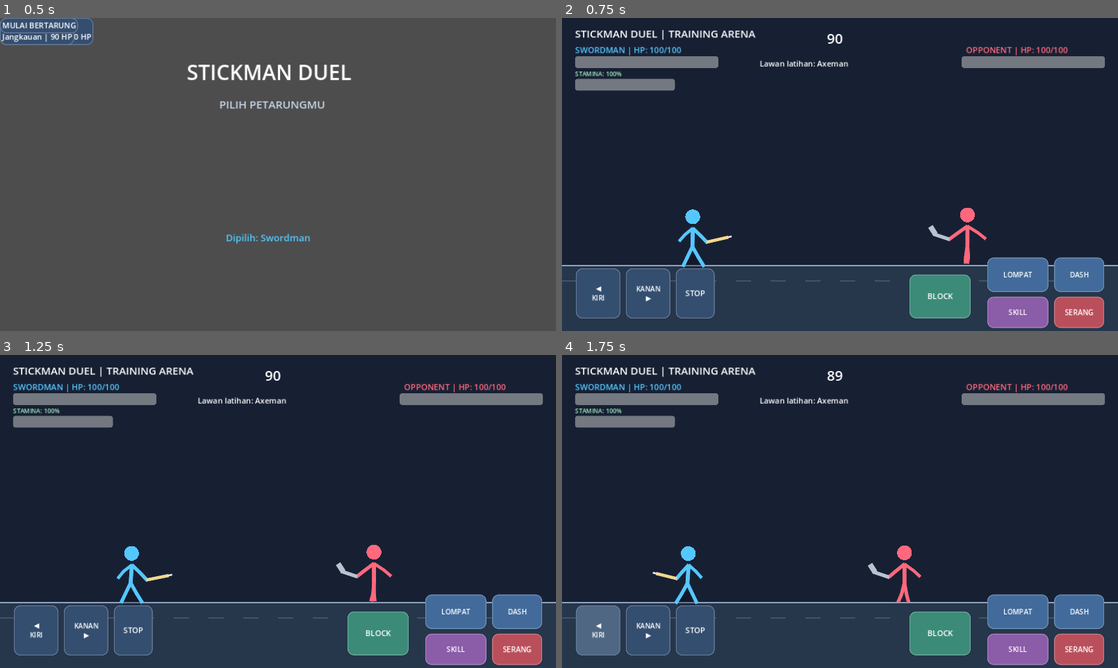
Above: before the commit, frames 1-4 (two rows, left to right).
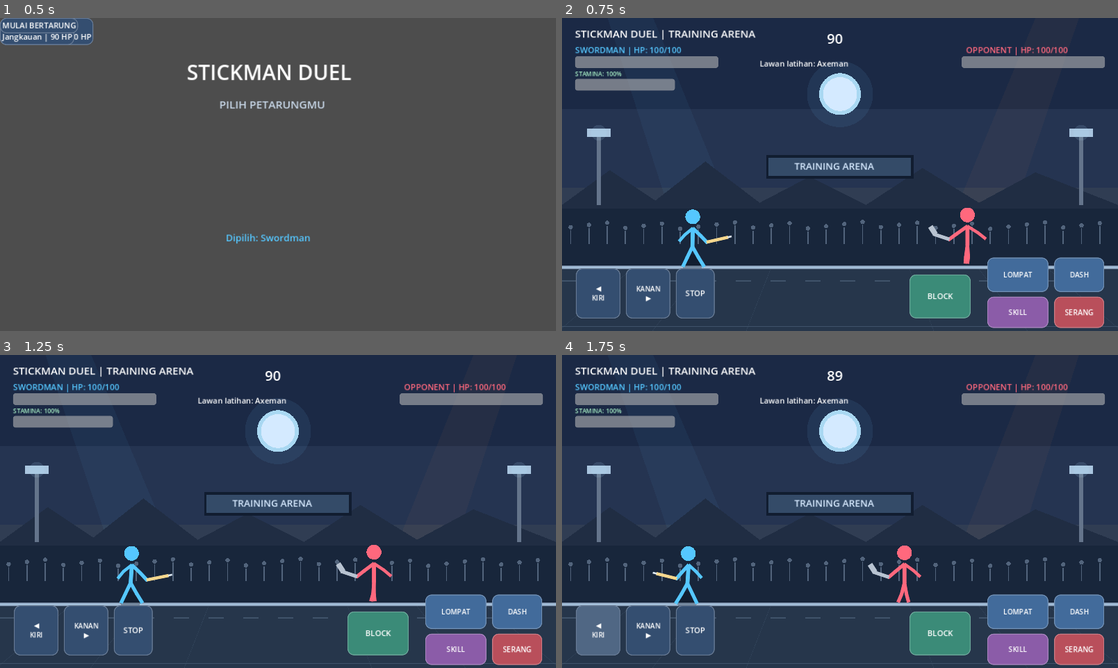
Above: after the commit, the same moments.

Repository: satriamada-web/stickman-duel
Game: Godot game, scene res://scenes/main.tscn
Same seed, same stepped clock (60 frames per second), same inputs: the game is played once before the commit and once after it.
Inputs:
- Up to frame 1 (0.5 s): no input
- Up to frame 2 (0.75 s): click "MULAI BERTARUNG" at 0.5 s
- Up to frame 3 (1.25 s): no input
- Up to frame 4 (1.75 s): click "◀ KIRI" at 1.25 s

Frame 1 is identical in both runs. In frame 2, 29% of the frame differs, in the area x 0-100%, y 0-99%; in frame 3, 29%; in frame 4, 29%.

Commit message:
Build layered training arena background and lighting

Diff:
--- a/scripts/main.gd
+++ b/scripts/main.gd
@@ -278,11 +278,7 @@
 func _draw() -> void:
 	if not game_started:
 		return
-	draw_rect(Rect2(0, 0, 1280, 720), Color("#172033"))
-	draw_rect(Rect2(0, FLOOR_Y, 1280, 150), Color("#26364b"))
-	draw_line(Vector2(0, FLOOR_Y), Vector2(1280, FLOOR_Y), Color("#8da3bd"), 4.0)
-	for i in range(0, 1280, 80):
-		draw_line(Vector2(i, FLOOR_Y + 35), Vector2(i + 35, FLOOR_Y + 35), Color("#40536a"), 2.0)
+	_draw_arena_background()
 	var player_stats: Dictionary = CHARACTERS[selected_character]
 	var player_tint := Color("#ffffff") if player_hit_flash > 0.0 else Color(player_stats["color"])
 	var enemy_tint := Color("#ffffff") if enemy_hit_flash > 0.0 else Color("#ff687d")
@@ -313,6 +309,61 @@
 			var spark_distance := burst_radius + 8.0 + impact_progress * 24.0
 			var spark_position := Vector2(impact_effect_x, impact_y) + Vector2(cos(spark_angle), sin(spark_angle)) * spark_distance
 			draw_circle(spark_position, (3.5 if impact_effect_heavy else 2.5) * burst_alpha, Color.WHITE)
+
+
+func _draw_arena_background() -> void:
+	# Langit berlapis dengan cahaya arena yang bergerak perlahan.
+	draw_rect(Rect2(0, 0, 1280, FLOOR_Y), Color("#111b31"))
+	draw_rect(Rect2(0, 0, 1280, 210), Color("#1b2945"))
+	draw_rect(Rect2(0, 210, 1280, 180), Color("#253451"))
+	draw_rect(Rect2(0, 390, 1280, 180), Color("#303d53"))
+	draw_circle(Vector2(640, 175), 76.0, Color(0.40, 0.67, 0.91, 0.10))
+	draw_circle(Vector2(640, 175), 48.0, Color("#a9d8f2"))
+	draw_circle(Vector2(640, 175), 39.0, Color("#d4eaff"))
+
+	var beam_shift := sin(animation_time * 0.42) * 34.0
+	var beam_color := Color(0.35, 0.72, 1.0, 0.055)
+	draw_colored_polygon(PackedVector2Array([
+		Vector2(105, 0), Vector2(210, 0), Vector2(440 + beam_shift, FLOOR_Y),
+		Vector2(285 + beam_shift, FLOOR_Y)
+	]), beam_color)
+	draw_colored_polygon(PackedVector2Array([
+		Vector2(1090, 0), Vector2(1190, 0), Vector2(995 + beam_shift, FLOOR_Y),
+		Vector2(850 + beam_shift, FLOOR_Y)
+	]), Color(0.95, 0.57, 0.30, 0.045))
+
+	# Siluet gedung dan tribun di kejauhan.
+	draw_colored_polygon(PackedVector2Array([
+		Vector2(0, 430), Vector2(110, 350), Vector2(215, 420),
+		Vector2(330, 330), Vector2(455, 425), Vector2(570, 365),
+		Vector2(700, 430), Vector2(830, 345), Vector2(960, 425),
+		Vector2(1090, 355), Vector2(1280, 430), Vector2(1280, FLOOR_Y),
+		Vector2(0, FLOOR_Y)
+	]), Color("#202d43"))
+	draw_rect(Rect2(0, 438, 1280, 132), Color("#18263b"))
+	for x in range(20, 1280, 42):
+		var crowd_height := 8.0 + float((x * 7) % 17)
+		draw_circle(Vector2(float(x), 493.0 - crowd_height), 5.0, Color("#52647c"))
+		draw_line(Vector2(float(x), 500.0 - crowd_height), Vector2(float(x), 520.0), Color("#52647c"), 3.0)
+
+	# Lampu sorot dan papan arena.
+	for lamp_x in [85.0, 1195.0]:
+		draw_rect(Rect2(lamp_x - 5.0, 265.0, 10.0, 165.0), Color("#64748b"))
+		draw_rect(Rect2(lamp_x - 27.0, 255.0, 54.0, 18.0), Color("#a9c5df"))
+		draw_circle(Vector2(lamp_x, 264.0), 18.0, Color(0.70, 0.88, 1.0, 0.13))
+	draw_rect(Rect2(470, 315, 340, 54), Color("#111d30"))
+	draw_rect(Rect2(476, 321, 328, 42), Color("#344b68"))
+	draw_string(ThemeDB.fallback_font, Vector2(535, 349), "TRAINING ARENA", HORIZONTAL_ALIGNMENT_LEFT, -1, 22, Color("#d7eaff"))
+
+	# Lantai arena dengan garis perspektif dan garis batas.
+	draw_rect(Rect2(0, FLOOR_Y, 1280, 150), Color("#26364b"))
+	draw_rect(Rect2(0, FLOOR_Y, 1280, 8), Color("#8da3bd"))
+	draw_line(Vector2(0, FLOOR_Y + 4), Vector2(1280, FLOOR_Y + 4), Color("#b5d5ef"), 2.0)
+	for i in range(0, 1280, 80):
+		draw_line(Vector2(i, FLOOR_Y + 35), Vector2(i + 35, FLOOR_Y + 35), Color("#40536a"), 2.0)
+	for x in range(0, 1281, 160):
+		draw_line(Vector2(float(x), FLOOR_Y + 8), Vector2(640.0 + (float(x) - 640.0) * 1.35, 720.0), Color(0.55, 0.68, 0.82, 0.10), 1.0)
+	draw_line(Vector2(0, 710), Vector2(1280, 710), Color("#40536a"), 2.0)
 
 func _draw_fighter(x: float, floor_y: float, tint: Color, direction: int, weapon: String, walking: bool, attack_time: float, attack_duration: float, dashing: bool, airborne: bool, combo_style: int, hit_time: float, fighter_name: String) -> void:
 	# Animasi prosedural dengan fase ancang-ancang, ayunan, dan pemulihan.
